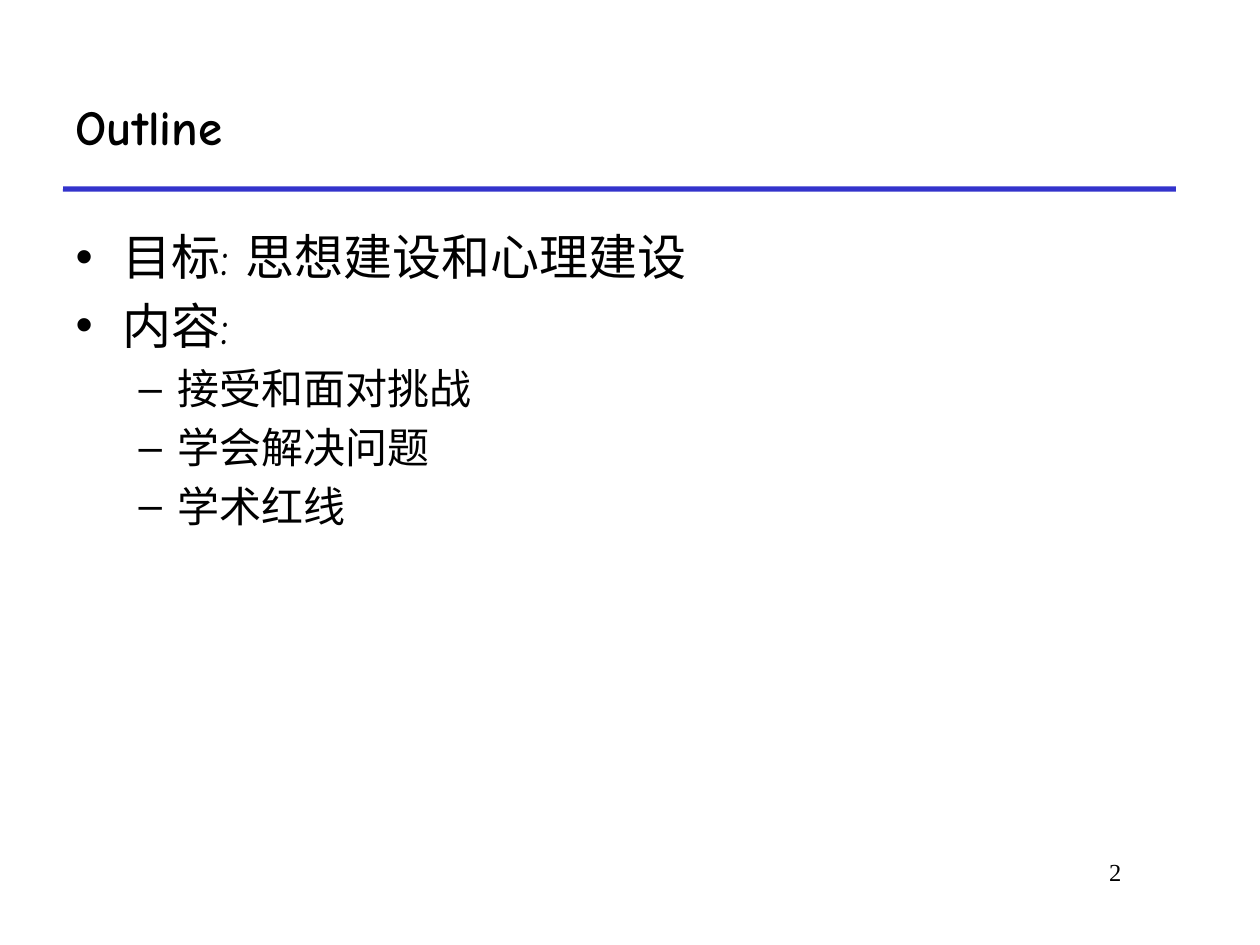
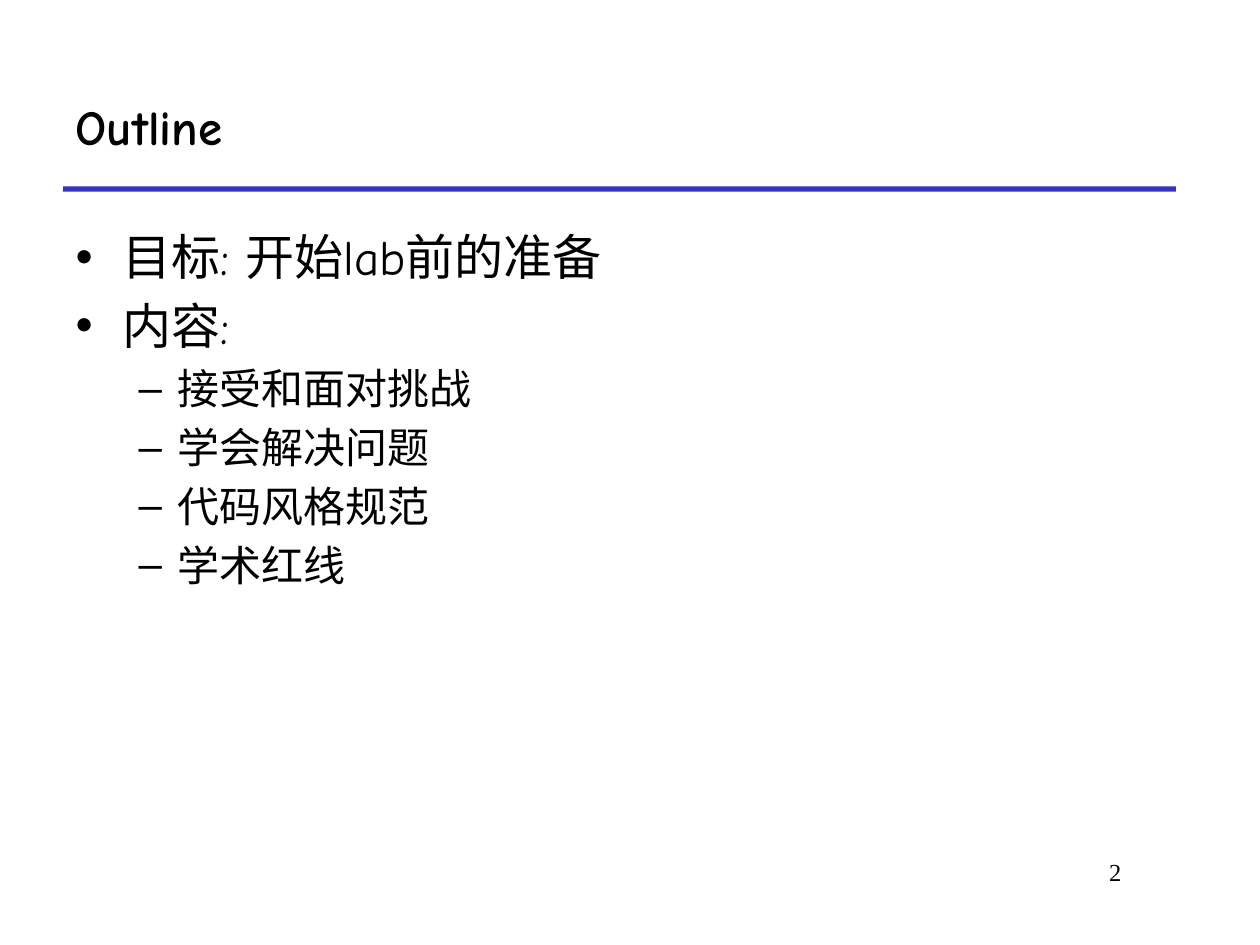
Before and after one commit to RUCICS/ICS1-2024-Preparation, a slide deck: slide 2 of proposal-prelab.pptx. Drawn at 1260x945 pixels with LibreOffice and Linux fonts; fonts in the diff are those of the drawing. Boxes give left, top, right and bottom in pixels: in the first picture for what was removed or moved away, otherwise in the second. Text is boxed around its words. In the diff, an @@ line names an element or a change of style, - is before the commit and + after.

```diff
--- a/proposal-prelab.pptx
+++ b/proposal-prelab.pptx
@@ text at (123,233,602,279): text changed @@
-• 目标: 思想建设和心理建设
+• 目标: 开始lab前的准备
@@ text at (178,486,430,526): paragraph added @@
+  – 代码风格规范
```
Also in this commit, not shown: 2 other slides changed, 1 slide added.
